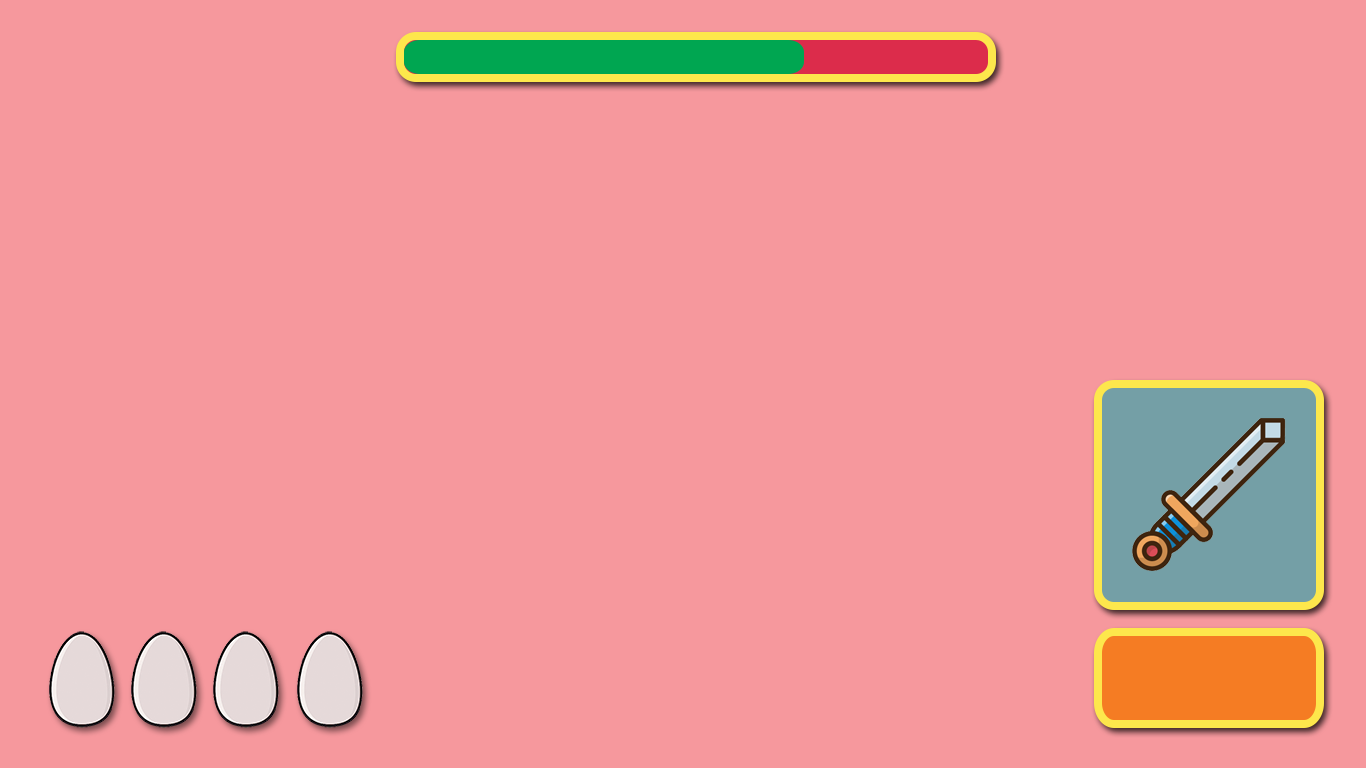
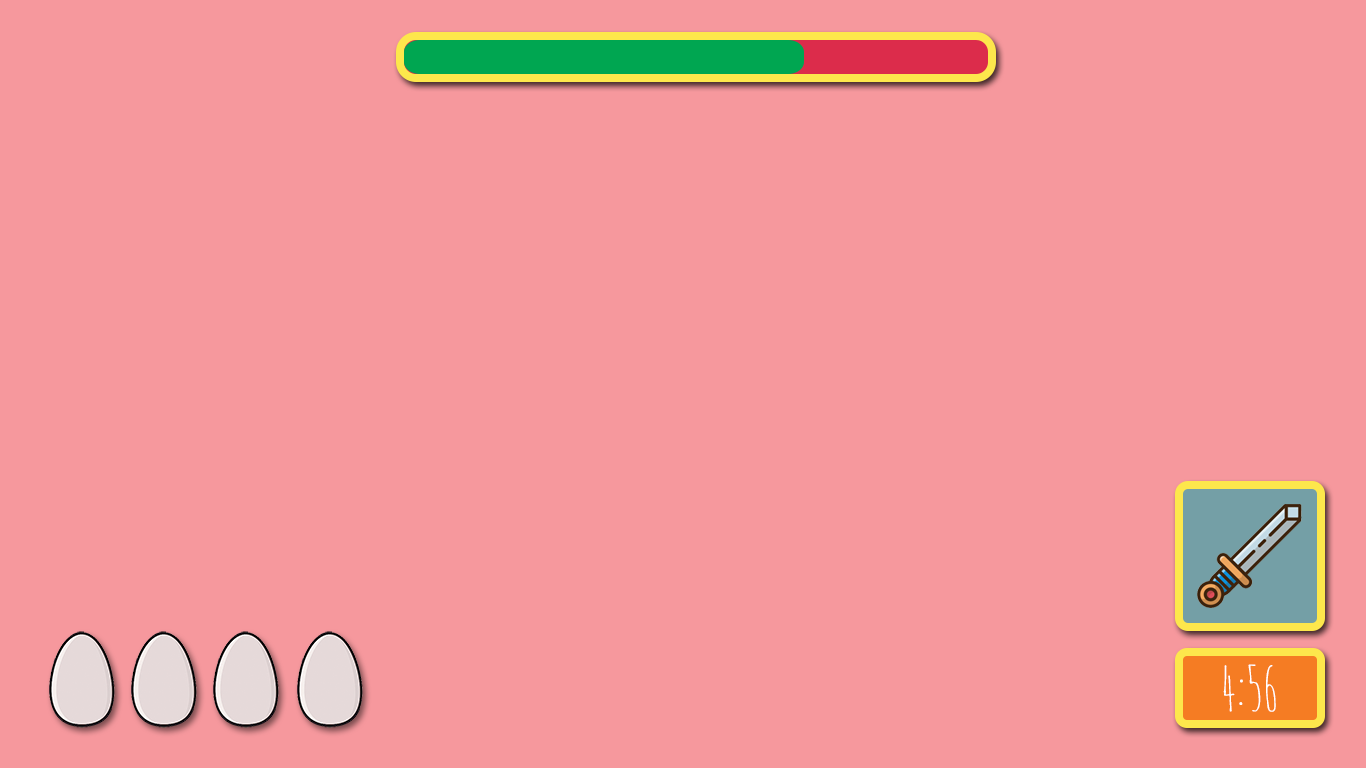
Layered file, before and after one edit (1366x768). Changes by layer:
painted on "Background copy" over [1132, 418, 1302, 608]
painted on "weapon box" (2nd of 2, in "weapon box") over [1094, 380, 1325, 631]
showed "time remaining", painted on it over [1174, 646, 1276, 712]
renamed "Rounded Rectangle 2" to "Rounded Rectangle 8", painted on it over [1094, 628, 1325, 728]
